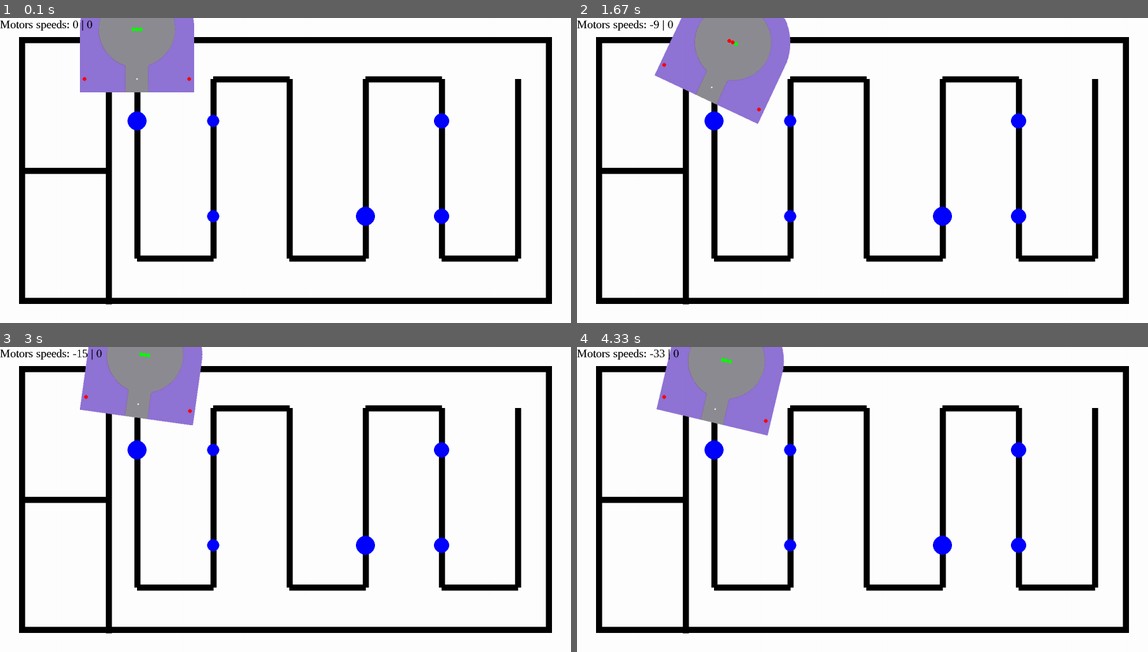
Above: before the commit, frames 1-4 (two rows, left to right).
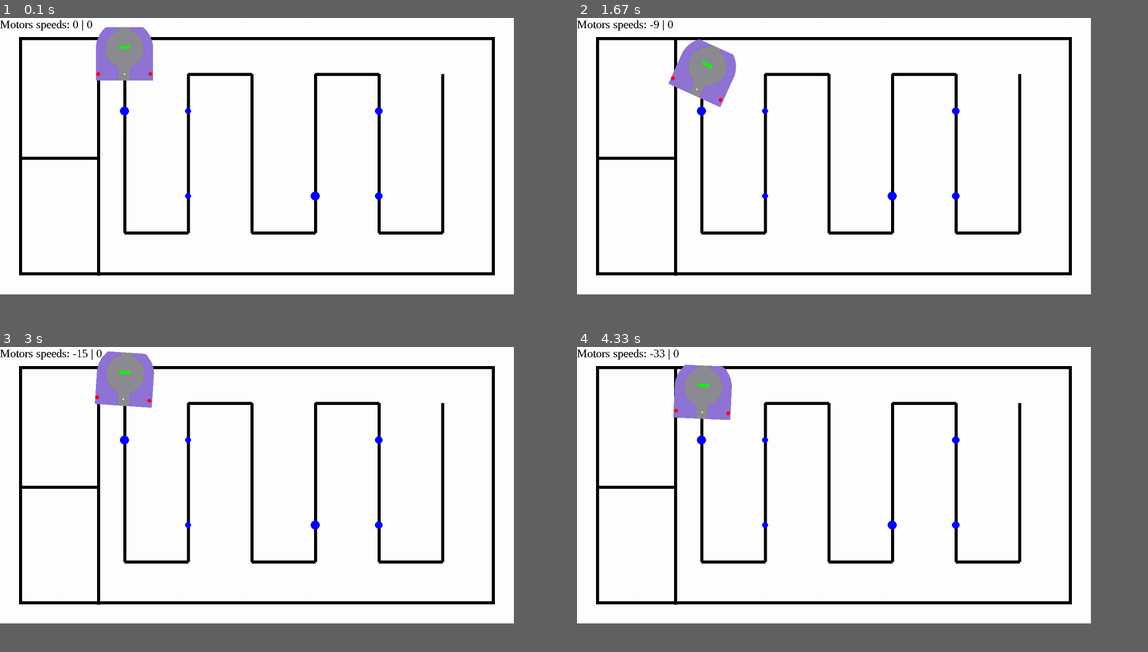
Above: after the commit, the same moments.

Repository: antoinebertoux/projet-BA2-lectrom-c
Game: pygame game, started from simulation.py
The game is run twice, just before and just after one commit, with the same random seed, the same clock (stepped at 60 frames per second) and the same inputs.
Inputs:
- Up to frame 1 (0.1 s): no input
- Up to frame 2 (1.67 s): tap Enter at 0.33 s; hold Right 0.67-1.13 s; tap J at 0.73, 1.03, 1.23, 1.57 s; tap U at 0.82 s; hold Up 1.17-1.47 s; hold Right from 1.5 s (still down)
- Up to frame 3 (3 s): tap J at 1.87, 2.07, 2.37, 2.63, 2.97 s; release Right at 1.97 s; hold Left 2-2.53 s; tap U at 2.15 s; hold Down 2.57-2.87 s; hold Left from 2.9 s (still down)
- Up to frame 4 (4.33 s): release Left at 3.3 s; hold Up 3.33-3.7 s; tap J at 3.4, 3.8, 4.1 s; tap U at 3.48 s; hold Right from 3.73 s (still down)
The window is 900x480 before the commit and 810x435 after it. Grey fills any space a smaller window leaves; there, only what the larger window draws over its background counts as a difference.

The runs differ from the first frame. In frame 1, 19% of the frame differs, in the area x 3-97%, y 0-94%; in frame 2, 20%; in frame 3, 19%; in frame 4, 19%.

Commit message:
updated scale

Diff:
--- a/simulation.py
+++ b/simulation.py
@@ -11,9 +11,9 @@
 green = (0, 255, 0)
 red = (255, 0, 0)
 
-L_BETWEEN_WHEELS = 275
-L_BETWEEN_I_AND_SENSORS = 130
-L_BETWEEN_I_AND_CENTER = 105
+L_BETWEEN_WHEELS = 137
+L_BETWEEN_I_AND_SENSORS = 70
+L_BETWEEN_I_AND_CENTER = 53
 L_BETWEEN_SENSORS = 10
 NUMBER_OF_SENSOR = 3
 
@@ -49,7 +49,6 @@
         pygame.draw.circle(scr, red, (int(wheel_L_pos[0]), int(wheel_L_pos[1])), 5, 0)
         pygame.draw.circle(scr, red, (int(wheel_R_pos[0]), int(wheel_R_pos[1])), 5, 0)
 
-
         ###draw sensors
         sensors_center = self.position + Vect(-L_BETWEEN_I_AND_SENSORS, 0).rotate(-self.angle)
         n = len(self.sensors_values)
@@ -57,8 +56,8 @@
         for i in range(n):
             sensor_pos = sensors_center + (i-n//2)*sensor_offset
             sensor_pos = (int(sensor_pos[0]), int(sensor_pos[1]))
-            if 0 < sensor_pos[0] < 1500 and 0 < sensor_pos[1] < 800:
-                sensor_value = (background.get_at(sensor_pos) == black)
+            if 0 < sensor_pos[0] < 1350 and 0 < sensor_pos[1] < 725:
+                sensor_value = (self.background.get_at(sensor_pos) == black)
             else:
                 sensor_value = False
             self.sensors_values[i] = sensor_value
@@ -75,26 +74,26 @@
         return self.sensors_values
 
 def get_background():
-    background = pygame.Surface((1500,800))
+    background = pygame.Surface((1350,725))
     background.fill(white)
-    pygame.draw.rect(background, black, (50,50,1400,700), 16)
-    pygame.draw.line(background, black, (285,50), (285,750), 16)
-    pygame.draw.line(background, black, (50,400), (285,400), 16)
+    pygame.draw.rect(background, black, (50,50,1250,625), 8)
+    pygame.draw.line(background, black, (258,50), (258,675), 8)
+    pygame.draw.line(background, black, (50,367), (258,367), 8)
     tube_point_list = []
-    x = 360
-    y = 160
+    x = 327
+    y = 147
     for i in range(6):
-        pygame.draw.line(background, black, (x,y), (x,y+470), 16)
-        tube_point_list.append((x,y+110))
-        tube_point_list.append((x,y+360))
+        pygame.draw.line(background, black, (x,y), (x,y+416), 8)
+        tube_point_list.append((x,y+97))
+        tube_point_list.append((x,y+320))
         if i%2==1 and i<5:
-            pygame.draw.line(background, black, (x,y), (x+200,y), 16)
+            pygame.draw.line(background, black, (x,y), (x+167,y), 8)
         elif i<5:
-            pygame.draw.line(background, black, (x,y+470), (x+200,y+470), 16)
-        x+=200
+            pygame.draw.line(background, black, (x,y+416), (x+167,y+416), 8)
+        x+=167
     return background, tube_point_list
 
-screen = pygame.display.set_mode((1500,800))
+screen = pygame.display.set_mode((1350,725))
 pygame.init()
 pygame.display.set_caption('Simulation groupe 10')
 clock = pygame.time.Clock()
@@ -103,16 +102,13 @@
 
 background, tube_point_list = get_background()
 tube_point_list = random.sample(tube_point_list, 6)
-tube_radius_list = [16,16,20,20,25,25]
+tube_radius_list = [8,8,10,10,12,12]
 tube_list = []
 for i in range(6):
     tube_list.append(Tube(tube_point_list[i], tube_radius_list[i]))
 
-x =  (360)
-y = (160)
-
-tx =  (360)
-ty = (160)
+x = 327
+y = 147
 
 x_change = 0
 y_change = 0
@@ -140,9 +136,9 @@
                 elif event.key == pygame.K_RIGHT:
                     angle_change = -2
                 elif event.key == pygame.K_UP:
-                    speed = 5
+                    speed = 8
                 elif event.key == pygame.K_DOWN:
-                    speed = -5
+                    speed = -8
                 elif event.key == pygame.K_u:
                     speed_left_change = 3
                 elif event.key == pygame.K_j:
Binary file changed: car.png
